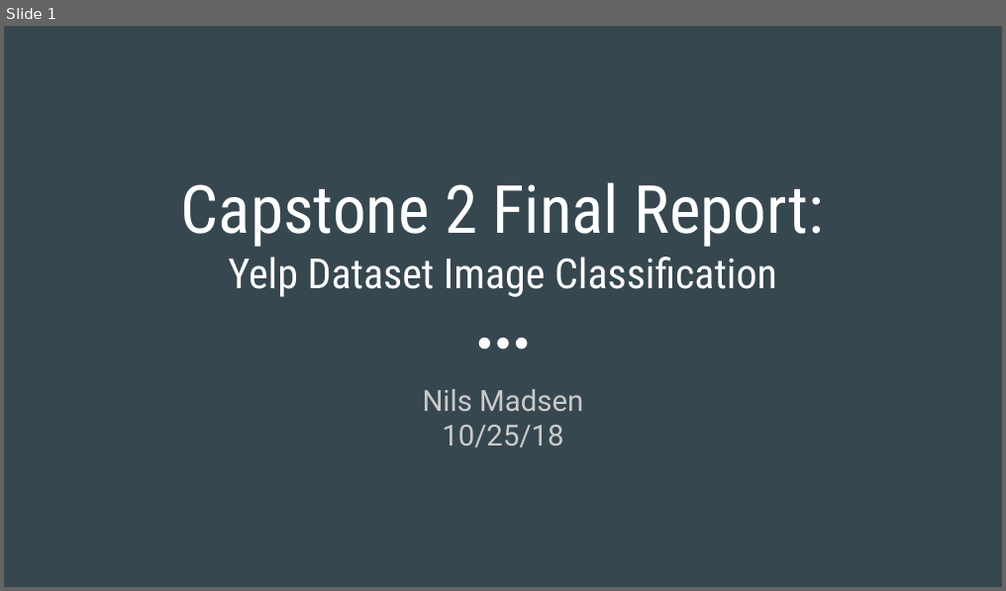
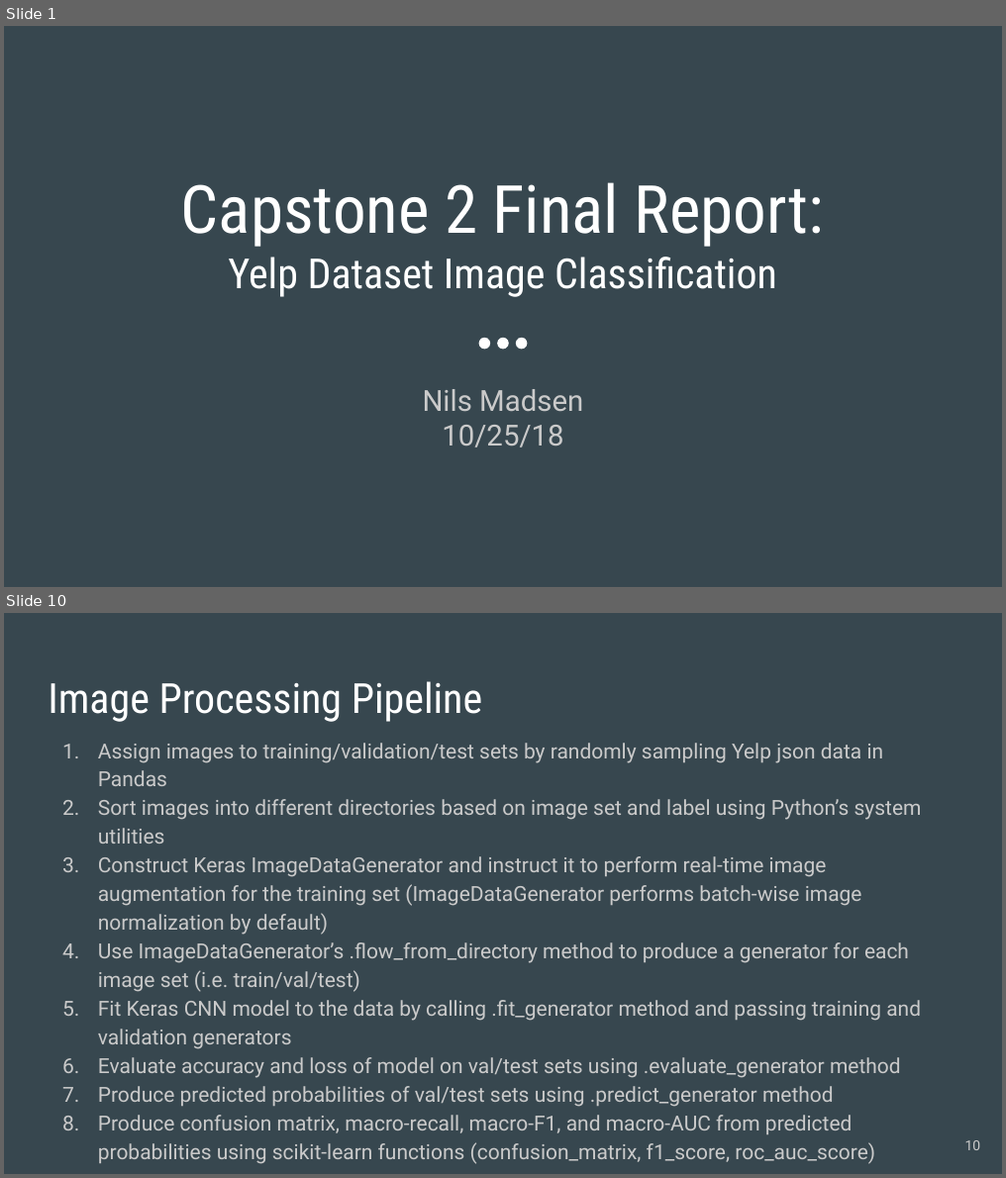
Before and after one commit to MadsenNils/Springboard-Capstone-2-yelp, a slide deck: reports/04_Capstone 2 Final Slides.pptx. Shown one above the other, each under a label of ours: slide 1 before the commit, slides 1 and 10 after it; the slides between them are not shown. The pictures are 1006x591 and 1006x1178 pixels, drawn with LibreOffice and Linux fonts; fonts in the diff are those of the drawing. Boxes give left, top, right and bottom in pixels: in the first picture for what was removed or moved away, otherwise in the second. Text is boxed around its words. In the diff, an @@ line names an element or a change of style, - is before the commit and + after.

```diff
--- a/reports/04_Capstone 2 Final Slides.pptx
+++ b/reports/04_Capstone 2 Final Slides.pptx
@@ slide 10 added at [4,613,1002,1174], background #37474F @@
@@ title added at [48,681,482,722], 30 pt, text #FFFFFF @@
+Image Processing Pipeline
@@ text added at [98,743,922,1164], 15 pt, text #CACACA @@
+1. Assign images to training/validation/test sets by randomly sampling Yelp json data in Pandas
+2. Sort images into different directories based on image set and label using Python’s system utilities
+3. Construct Keras ImageDataGenerator and instruct it to perform real-time image augmentation for the training set (ImageDataGenerator performs batch-wise image normalization by default)
+4. Use ImageDataGenerator’s .flow_from_directory method to produce a generator for each image set (i.e. train/val/test)
+5. Fit Keras CNN model to the data by calling .fit_generator method and passing training and validation generators
+6. Evaluate accuracy and loss of model on val/test sets using .evaluate_generator method
+7. Produce predicted probabilities of val/test sets using .predict_generator method
+8. Produce confusion matrix, macro-recall, macro-F1, and macro-AUC from predicted probabilities using scikit-learn functions (confusion_matrix, f1_score, roc_auc_score)
@@ page number added at [965,1141,981,1151], 10 pt, text #CACACA @@
+10
```
Also in this commit, not shown: 23 slides changed, 3 other slides added, 1 slide removed.
